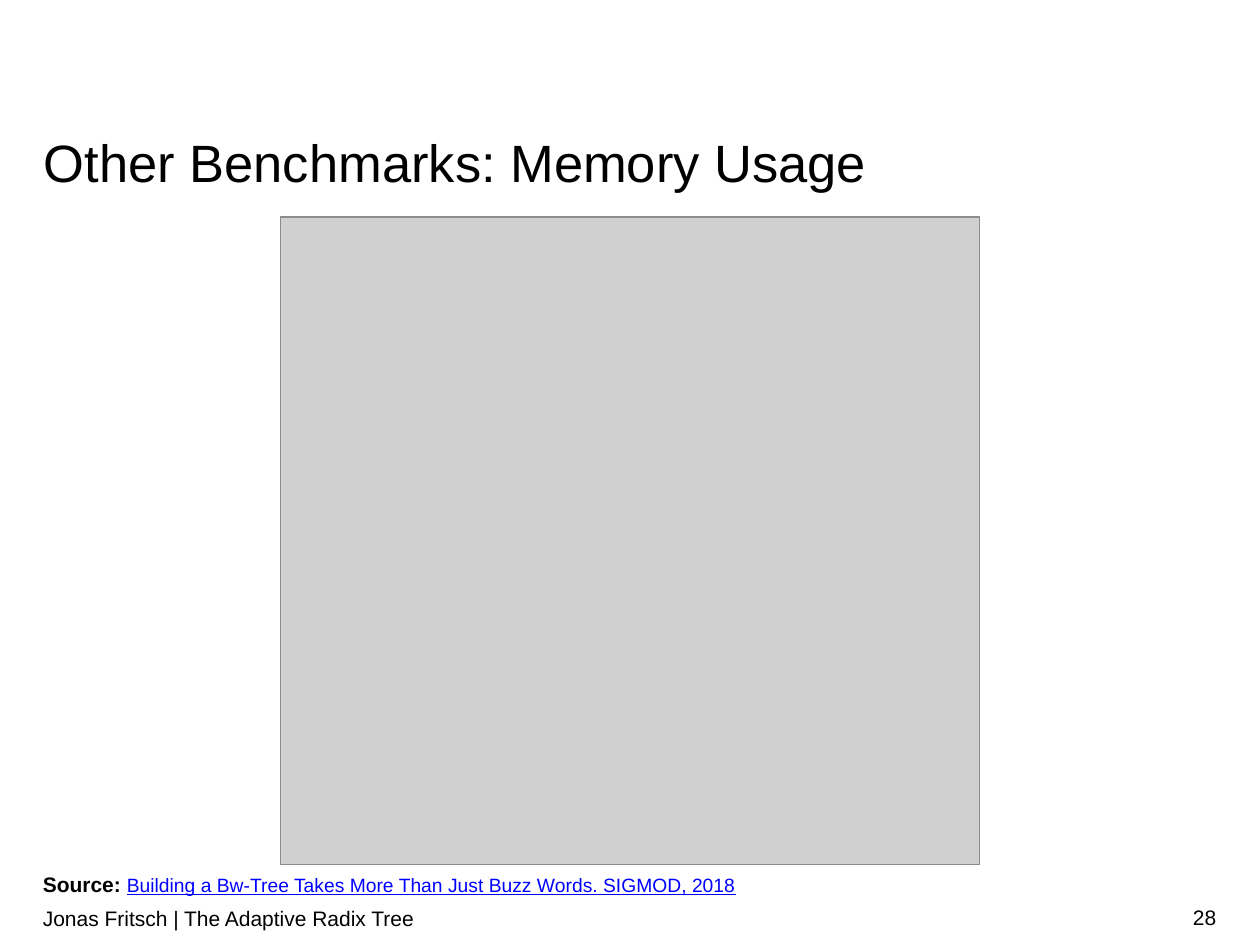
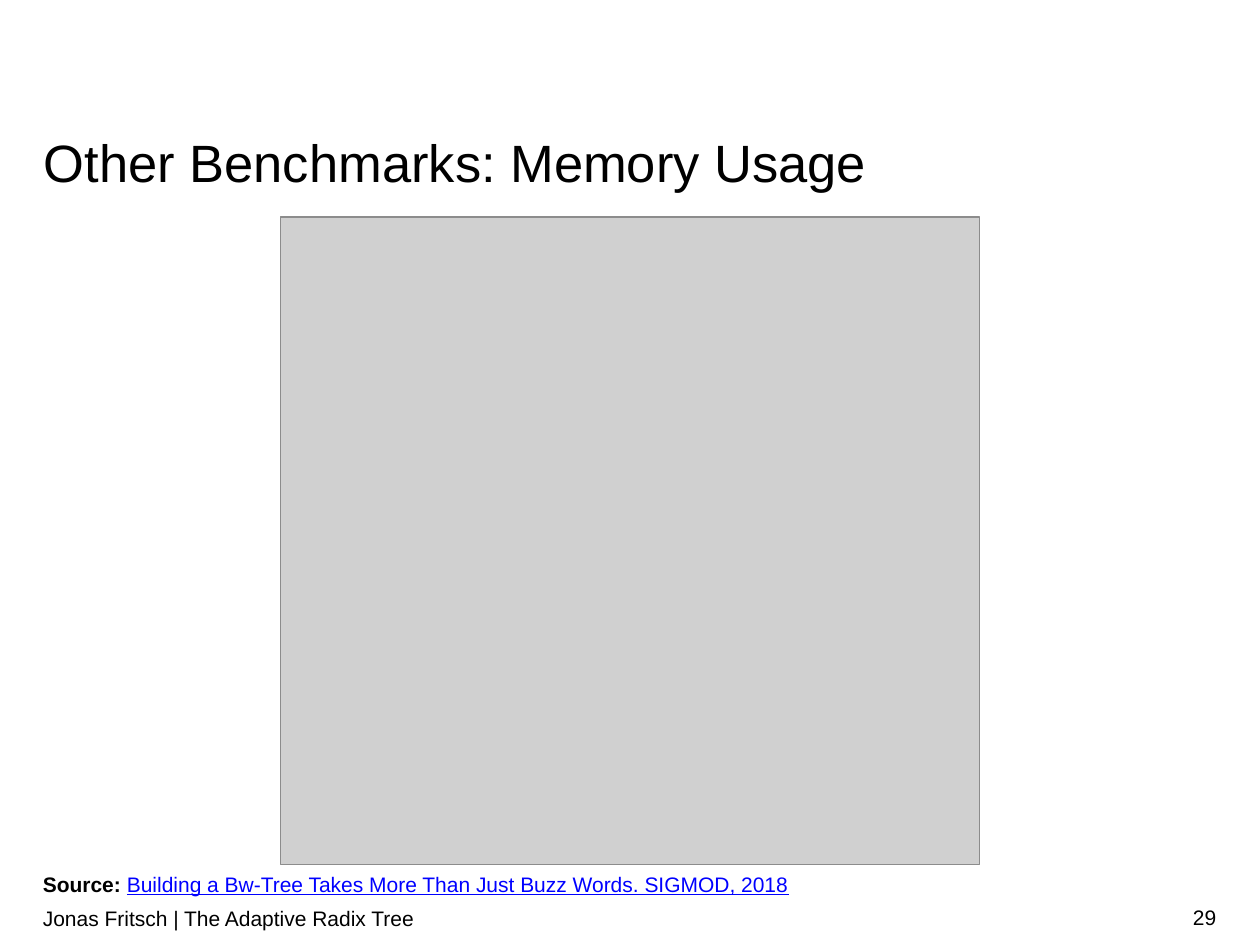
Before and after one commit to atalantus/The-Adaptive-Radix-Tree, a slide deck: slide 29 of Presentation/The Adaptive Radix Tree.pptx (slide 28 before the commit). Drawn at 1260x945 pixels with LibreOffice and Linux fonts; fonts in the diff are those of the drawing; grey boxes stand for pictures; background and template pictures are left out. Boxes give left, top, right and bottom in pixels: in the first picture for what was removed or moved away, otherwise in the second. Text is boxed around its words. In the diff, an @@ line names an element or a change of style, - is before the commit and + after.

```diff
--- a/Presentation/The Adaptive Radix Tree.pptx
+++ b/Presentation/The Adaptive Radix Tree.pptx
@@ text "Source: Building a Bw-Tree Takes ..." at (43, 876, 788, 896): size 11 to 12 pt in "Building a Bw-Tree Takes More Than Just ..." @@
@@ page number at (1193, 910, 1216, 925): text changed @@
-28
+29
```
Also in this commit, not shown: 5 other slides changed, 3 other files.
